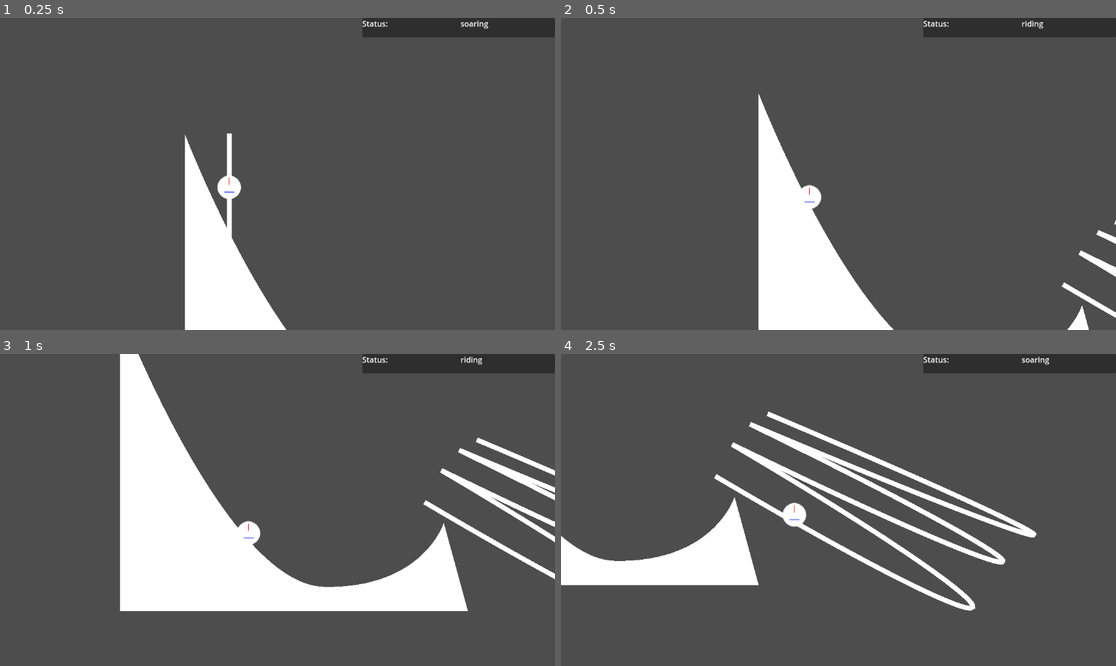
Above: before the commit, frames 1-4 (two rows, left to right).
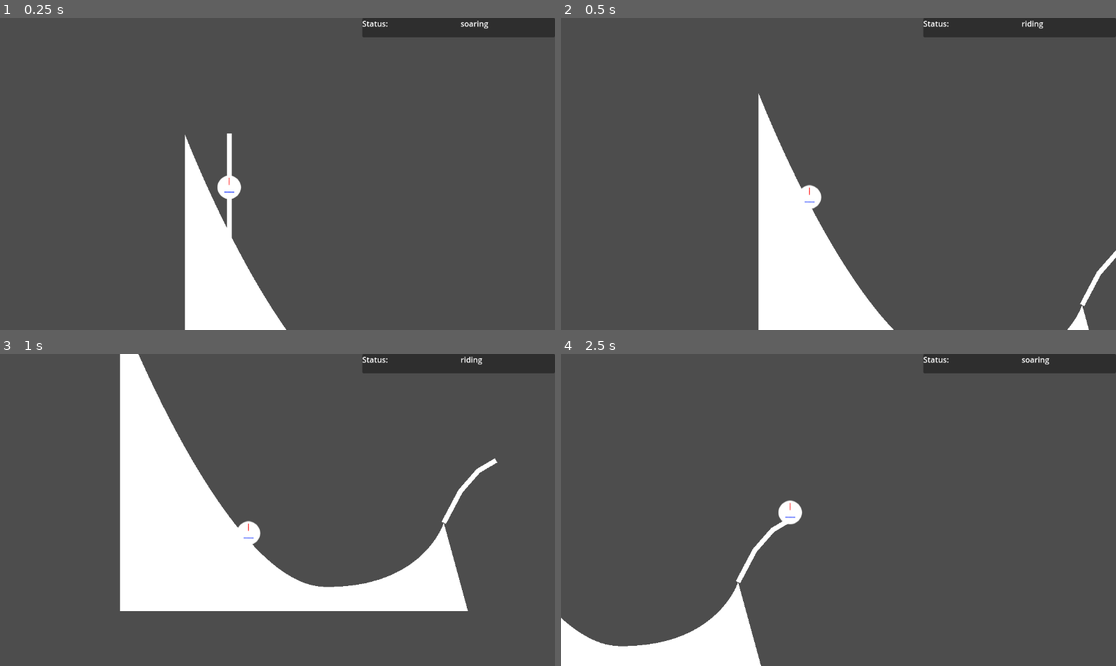
Above: after the commit, the same moments.

Repository: LettucePie/gwj-62-harvest
Game: Godot game, scene res://testing/test_zone.tscn
Two runs of this game, one before a commit and one after it. Both use one fixed random seed, a clock stepped at 60 frames per second and the inputs below.
Inputs:
- Up to frame 1 (0.25 s): no input
- Up to frame 2 (0.5 s): no input
- Up to frame 3 (1 s): tap Enter (ui_accept) at 0.5, 0.77 s; hold Up (ui_up) from 0.53 s (still down)
- Up to frame 4 (2.5 s): release Up (ui_up) at 1.28 s; hold Down (ui_down) 1.28-2.03 s; tap Enter (ui_accept) at 1.52 s; hold Up (ui_up) from 2.03 s (still down)

Frame 1 is identical in both runs. In frame 2, 0.5% of the frame differs, in the area x 90-100%, y 64-97%; in frame 3, 2.0%; in frame 4, 14%, in the area x 0-86%, y 18-100%.

Commit message:
fixed arc shape, it's just really smol

Diff:
--- a/gameplay/player_follow.gd
+++ b/gameplay/player_follow.gd
@@ -66,7 +66,7 @@
 
 
 func predict_soar():
-	var ramp_end = current_ramp.get_ramp_final_position()
+	var ramp_end = current_ramp.get_ramp_final_position() + current_ramp.position
 	var highest_point = ramp_end + (current_ramp.launch_vector * 100)
 #	var follow_point = highest_point + (current_ramp.launch_vector.rotated(deg_to_rad(30)) * (current_speed * 0.66))
 	var follow_point = highest_point + current_ramp.launch_vector.rotated(deg_to_rad(30)) * 60
@@ -75,10 +75,10 @@
 	var coords = PackedVector2Array()
 	for i in 7:
 		coords.append(ramp_end.bezier_interpolate(highest_point, follow_point, final_point, float(i) / 7.0))
-	new_arc.add_point(coords[0], Vector2.ZERO, coords[1])
-	new_arc.add_point(coords[2], coords[1], coords[3])
-	new_arc.add_point(coords[4], coords[3], coords[5])
-	new_arc.add_point(coords[6], coords[5], Vector2.ZERO)
+	new_arc.add_point(coords[0], Vector2.ZERO, coords[0].direction_to(coords[1]))
+	new_arc.add_point(coords[2], coords[2].direction_to(coords[1]), coords[2].direction_to(coords[3]))
+	new_arc.add_point(coords[4], coords[4].direction_to(coords[3]), coords[4].direction_to(coords[5]))
+	new_arc.add_point(coords[6], coords[6].direction_to(coords[5]), Vector2.ZERO)
 	emit_signal("launch_curve", new_arc)
 
 
@@ -97,7 +97,7 @@
 func soaring(deltatime):
 	if status != "soaring":
 		status = "soaring"
-	print("Soaring")
+#	print("Soaring")
 	progress += launch_speed
 
 
